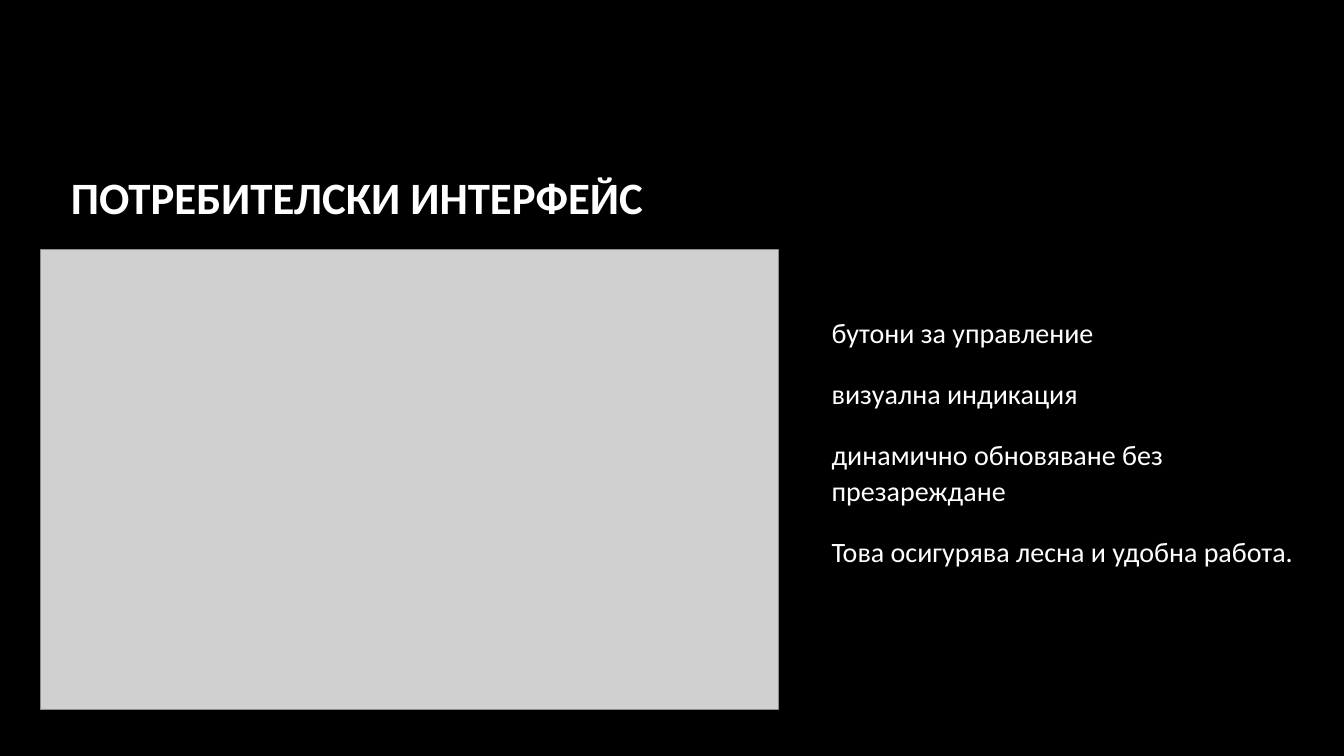
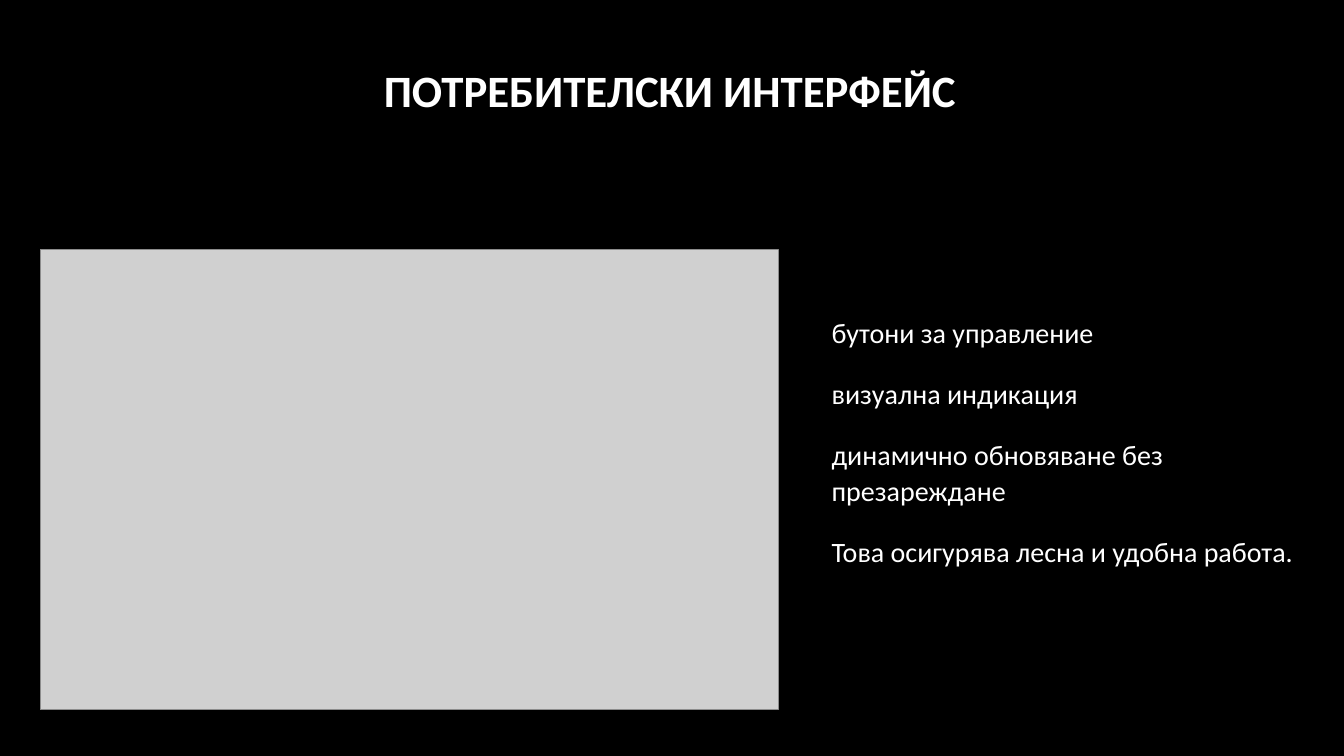
Before and after one commit to pgee-dzi2024/ThemeSP_2603, a slide deck: slide 8 of DR/Защита.pptx. Drawn at 1344x756 pixels with LibreOffice and Linux fonts; fonts in the diff are those of the drawing; grey boxes stand for pictures; background and template pictures are left out. Boxes give left, top, right and bottom in pixels: in the first picture for what was removed or moved away, otherwise in the second. Text is boxed around its words. In the diff, an @@ line names an element or a change of style, - is before the commit and + after.

```diff
--- a/DR/Защита.pptx
+++ b/DR/Защита.pptx
@@ title "ПОТРЕБИТЕЛСКИ ИНТЕРФЕЙС": place and size @@
-title "ПОТРЕБИТЕЛСКИ ИНТЕРФЕЙС" at box(71, 177, 642, 215)
+title "ПОТРЕБИТЕЛСКИ ИНТЕРФЕЙС" at box(384, 70, 955, 108)
@@ title "ПОТРЕБИТЕЛСКИ ИНТЕРФЕЙС" at box(384, 70, 955, 108): alignment left to centre @@
```
Also in this commit, not shown: 6 other slides changed, 1 slide added, 1 slide removed, 1 other file.
